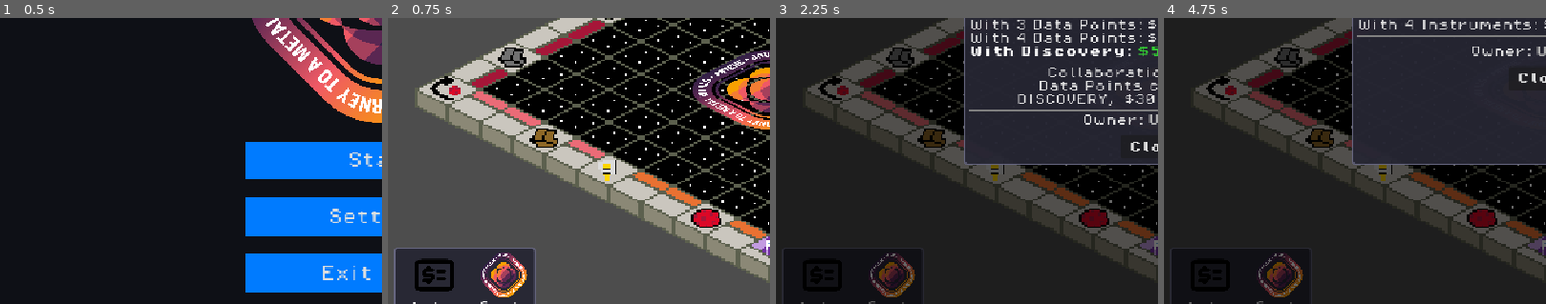
Above: before the commit, frames 1-4 (left to right).
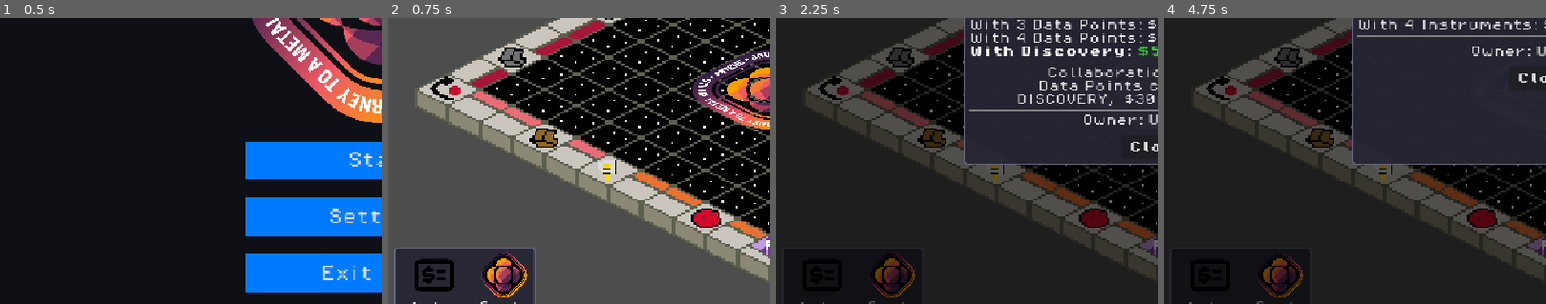
Above: after the commit, the same moments.

Repository: MissionToPsyche-Platinum/platinum_24d_game_psycheopoly-psb
Game: Godot game, scene res://scenes/StartMenu.tscn
The game is run twice, just before and just after one commit, with the same random seed, the same clock (stepped at 60 frames per second) and the same inputs.
Inputs (mouse positions are % of the whole screen's width and height, from its top left):
- Up to frame 1 (0.5 s): no input
- Up to frame 2 (0.75 s): click "Start" at 0.5 s
- Up to frame 3 (2.25 s): click "Roll" at 1.25 s; click "Details" at 2 s
- Up to frame 4 (4.75 s): click "Purchase" at 2.75 s; tap Enter at 3.5 s; move the mouse to (72, 45) at 3.52 s; hold Right 3.53-4.28 s; tap C at 3.6, 4.35 s; click (72, 45) at 3.67 s; tap Space at 3.77, 4.25, 4.52 s; move the mouse to (30, 55) at 4.27 s; hold Left from 4.28 s (still down)
The pictures show only the part of the screen within x 0-50%, y 44-94%; the shares and areas given below are measured in that part.

Frame 1 is identical in both runs. In frame 2, 1.0% of the frame differs, in the area x 24-37%, y 82-98%; in frame 3, 0.7%; in frame 4, 0.7%.

Commit message:
fix: changed mission logo to icon in accordance with brand guidelines

Diff:
--- a/scenes/MoneyHUD.tscn
+++ b/scenes/MoneyHUD.tscn
@@ -2,7 +2,7 @@
 
 [ext_resource type="Script" uid="uid://pnxc7poxvgwo" path="res://scripts/ui/money_hud.gd" id="1_k0qt1"]
 [ext_resource type="Texture2D" uid="uid://c3v6tx1u1ba6y" path="res://assets/images/sprites/money-check-dollar.svg" id="1_o252t"]
-[ext_resource type="Texture2D" uid="uid://bdbtglxjaliah" path="res://assets/images/sprites/psyche_logo.png" id="2_6hkma"]
+[ext_resource type="Texture2D" uid="uid://fju2sb0ovyil" path="res://icon.svg" id="3_rv30e"]
 
 [sub_resource type="StyleBoxFlat" id="StyleBoxFlat_k0qt1"]
 bg_color = Color(0.15, 0.15, 0.2, 0.95)
@@ -94,7 +94,7 @@
 custom_minimum_size = Vector2(48, 48)
 layout_mode = 2
 size_flags_vertical = 4
-texture = ExtResource("2_6hkma")
+texture = ExtResource("3_rv30e")
 expand_mode = 5
 
 [node name="AssetTitleLabel" type="Label" parent="Panel/ContentMargin/HBoxContainer/AssetBox"]
